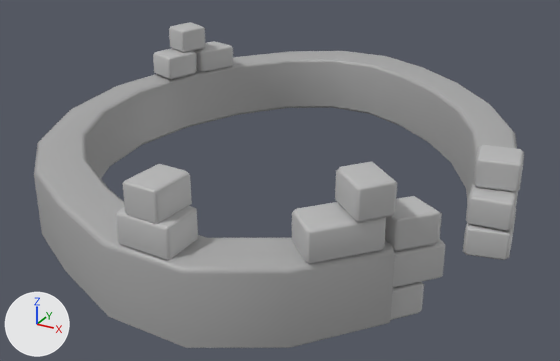
What one commit did to the FBX model Assets/Models/RuinV3.fbx.
Before and after are seen from a camera (50 mm lens) standing at (-0.0725, -0.1732, 0.048) and looking at (-0.1254, -0.0772, -0.0001). The lights are fixed; the arrows at lower left show +X, +Y and +Z. The first picture is the older version. Where no turn or scale is listed for an object, it has been applied to the vertices.

Objects in the first picture: 'group26_pCube1', 'sweep6'.
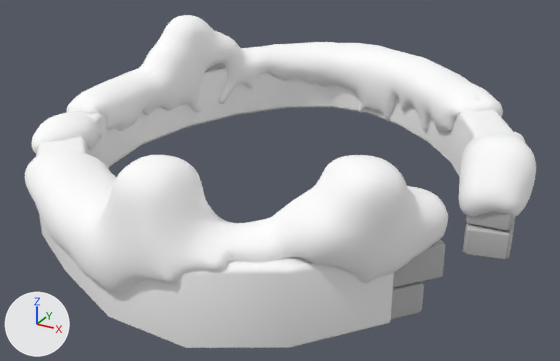
The newer file is also turned or shifted as a whole; pictures and numbers use the older file's frame.

What the commit changed:
Material 'standardSurface1.008' (mat_standardsurface1_008) is new.
Its base color is (1.0, 1.0, 1.0) (white #ffffff).
Its roughness is 0.553.
Material 'Snow' (mat_snow) is new.
Its base color is (1.0, 1.0, 1.0) (white #ffffff).
Its roughness is 1.0.
me_mesh_001 has 152 vertices, 150 faces and spans x -0.0356..0.0356, y -0.0466..0.0431, z -0.008..0.0022.
me_mesh_001 no longer uses material mat_standardsurface1 (grey #aaaaaa).
me_mesh_001 gains material mat_standardsurface1_008 (white #ffffff).
Mesh me_mesh_022 is new.
It has 8634 vertices, 14452 faces and spans x -0.0361..0.039, y -0.0464..0.0461, z -0.0017..0.0184.
It uses material mat_snow (white #ffffff).
Object 'group26_pCube1.002' (ob_group26_pcube1_002) is new; it shows me_mesh_022.
Its location is (-0.1271, -0.0731, 0.0).

Where the change shows, as pixel boxes [x1, y1, x2, y2] in the pictures (560 x 361 px):
'group26_pCube1.002', added: after [25, 15, 536, 294]
'sweep6', recoloured (grey to white): [36, 68, 513, 348] in both
'group26_pCube1', unchanged, covered by the edit: before [116, 22, 524, 320]; after [205, 63, 515, 320]
